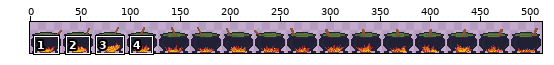
A sprite sheet gets an edit: assets/jazzy/interior/shop/cauldron_LARGE-Sheet.png. The first picture is a wide view before the edit; the outline marks the close-up.
Close-up. Old version:
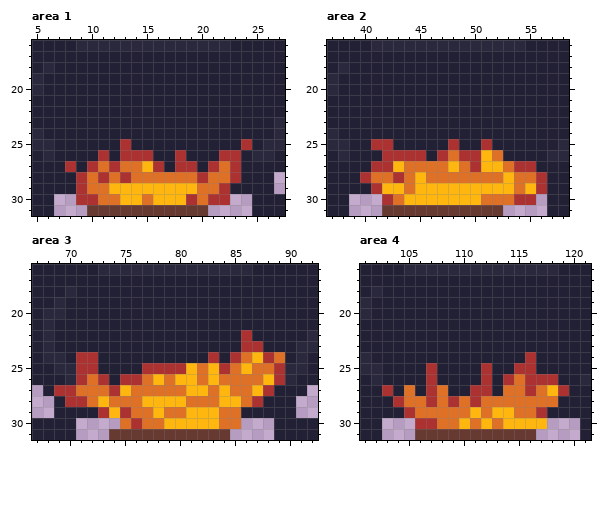
The file is 512x32 pixels. Shown: area 1: x 5..27, y 16..31; area 2: x 37..58, y 16..31; area 3: x 67..92, y 16..31; area 4: x 101..121, y 16..31. The wide view leaves out empty margins. The commit also changed other parts of the picture, which this record leaves out.
After:
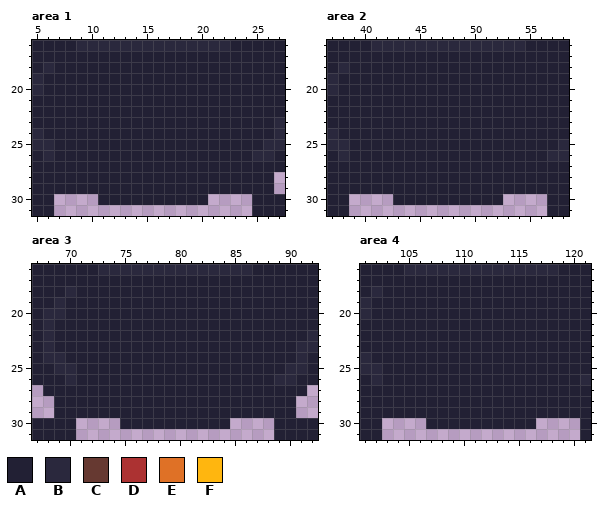
Palette (. is transparent): A #222034  B #2a283d  C #663931  D #ac3232  E #df7126  F #ffb60f
What changed:
Changed rows in their new state; - is an unchanged pixel.
Area 1:
first column x 8:
25 -----A----------A
26 ---A-AAA--A---AA-
27 A-AAAAAAA-AA-AAA-
28 -AAAAAAAAAAAAAAA-
29 -AAAAAAAAAAAAAA--
30 -..AAAAAAAAAA..--
31 --...........----
Area 2:
first column x 40:
25 -AA-----A--A-----
26 --AAAA-AAAAAA----
27 -AAAAAAAAAAAAAAA-
28 AAAAAAAAAAAAAAAAA
29 -AAAAAAAAAAAAAAAA
30 --.AAAAAAAAAA...-
31 --...........----
Area 3:
first column x 69:
22 -----------------A---
23 -----------------AA--
24 --AA----------A-AAAAA
25 --AA----AAAAAAAAAAAAA
26 --AAA-AAAAAAAAAAAAAAB
27 AAAAAAAAAAAAAAAAAAAA-
28 -AAAAAAAAAAAAAAAAAA--
29 ----AAAAAAAAAAAAA----
30 ------AAAAAAAAAA.----
31 -----...........-----
Area 4:
first column x 103:
24 -------------A---
25 ----A----A--AA---
26 ----A----A-AAAAA-
27 A-A-AA--AA-AAAAAA
28 -AAAAAAAAAAAAAAA-
29 --AAAAAAAAAAAAA--
30 ---.AAAAAAAAAA.--
31 ---...........---
Changed places in both close-ups, as pixel boxes (x1, y1, x2, y2):
changed: (65, 139, 252, 216)
changed: (360, 139, 547, 216)
changed: (54, 330, 285, 440)
changed: (382, 352, 569, 440)
